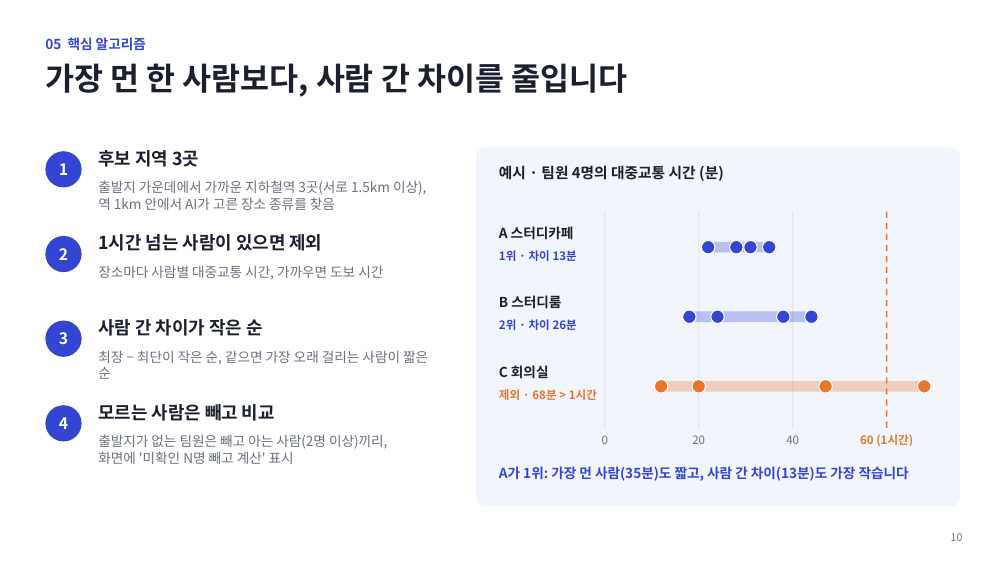
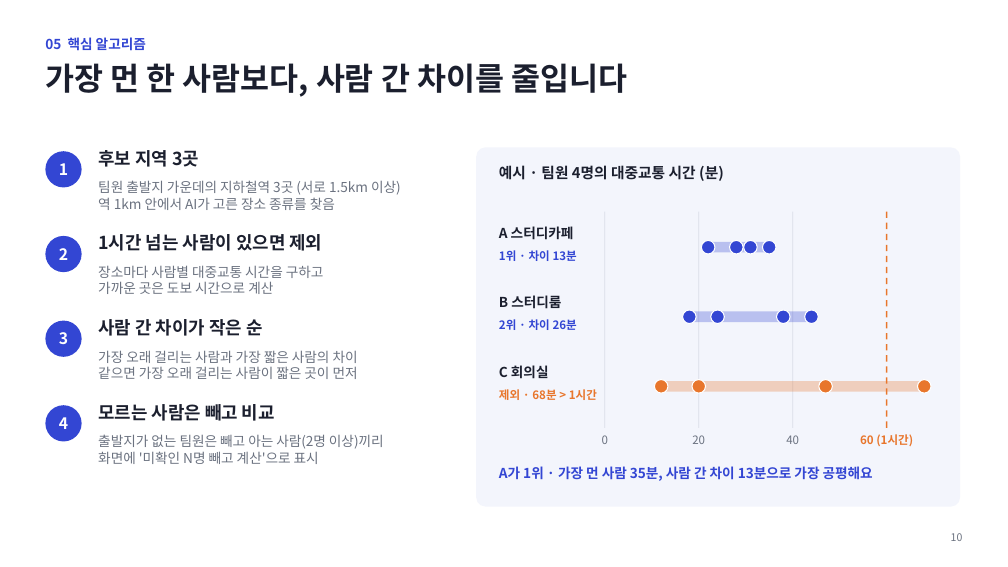
Before and after one commit to kccprogramming/syncle-web, a slide deck: slide 10 of docs/presentation/Syncle_발표.pptx. Drawn at 1008x567 pixels with LibreOffice and Linux fonts; fonts in the diff are those of the drawing. Boxes give left, top, right and bottom in pixels: in the first picture for what was removed or moved away, otherwise in the second. Text is boxed around its words. In the diff, an @@ line names an element or a change of style, - is before the commit and + after.

```diff
--- a/docs/presentation/Syncle_발표.pptx
+++ b/docs/presentation/Syncle_발표.pptx
@@ text at (98,180,401,195): text changed @@
-출발지 가운데에서 가까운 지하철역 3곳(서로 1.5km 이상),
+팀원 출발지 가운데의 지하철역 3곳 (서로 1.5km 이상)
@@ text at (98,265,324,294): text changed @@
-장소마다 사람별 대중교통 시간, 가까우면 도보 시간
+장소마다 사람별 대중교통 시간을 구하고
+가까운 곳은 도보 시간으로 계산
@@ text at (98,350,358,379): text changed @@
-최장 − 최단이 작은 순, 같으면 가장 오래 걸리는 사람이 짧은 순
+가장 오래 걸리는 사람과 가장 짧은 사람의 차이
+같으면 가장 오래 걸리는 사람이 짧은 곳이 먼저
@@ text at (98,434,384,464): text changed @@
-출발지가 없는 팀원은 빼고 아는 사람(2명 이상)끼리,
-화면에 '미확인 N명 빼고 계산' 표시
+출발지가 없는 팀원은 빼고 아는 사람(2명 이상)끼리
+화면에 '미확인 N명 빼고 계산'으로 표시
@@ text at (499,466,873,481): text changed @@
-A가 1위: 가장 먼 사람(35분)도 짧고, 사람 간 차이(13분)도 가장 작습니다
+A가 1위 · 가장 먼 사람 35분, 사람 간 차이 13분으로 가장 공평해요
```
Also in this commit, not shown: 6 other slides changed, 1 other file.
